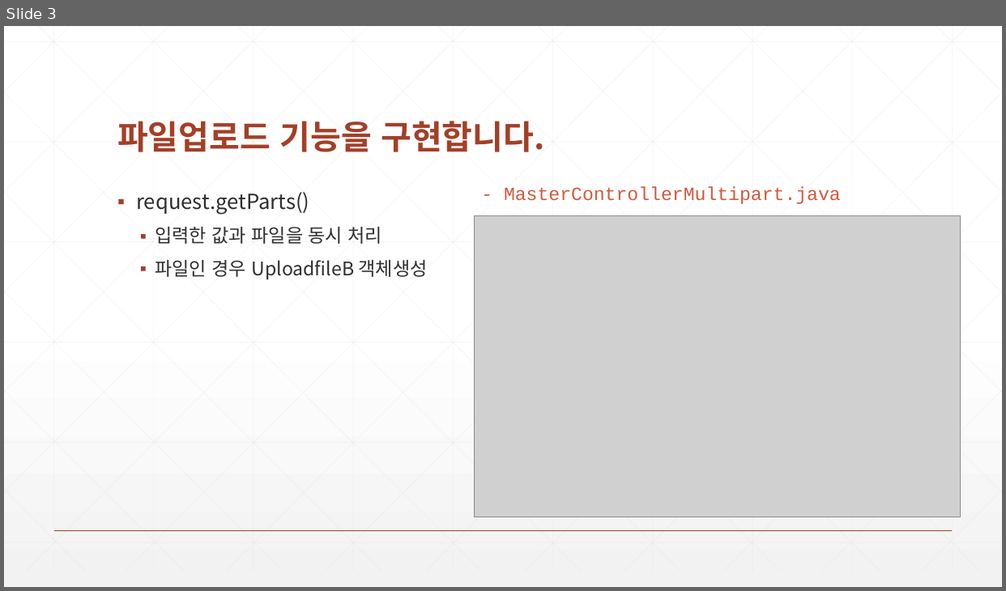
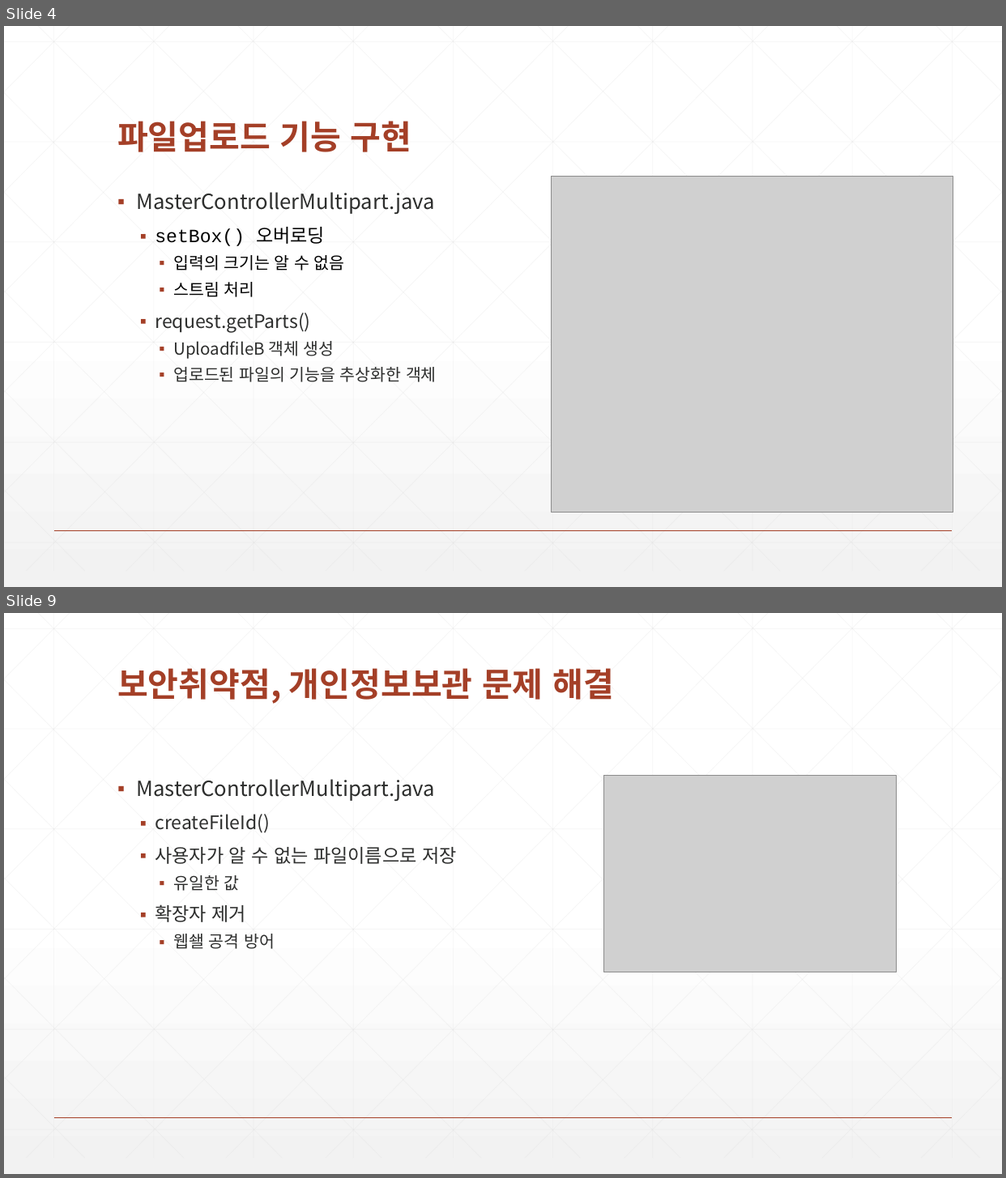
Before and after one commit to zeroshift01/code5, a slide deck: inflearn01/doc/심화_파일업로드기능을구현합니다.pptx. Shown one above the other, each under a label of ours: slide 3 before the commit, slides 4 and 9 after it; the slides between them are not shown. The pictures are 1006x591 and 1006x1178 pixels, drawn with LibreOffice and Linux fonts; fonts in the diff are those of the drawing; grey boxes stand for pictures. Boxes give left, top, right and bottom in pixels: in the first picture for what was removed or moved away, otherwise in the second. Text is boxed around its words. In the diff, an @@ line names an element or a change of style, - is before the commit and + after.

```diff
--- a/inflearn01/doc/심화_파일업로드기능을구현합니다.pptx
+++ b/inflearn01/doc/심화_파일업로드기능을구현합니다.pptx
@@ slide 9 added at (4,613,1002,1174), background gradient #FFFFFF to #F2F2F2; not listed: 47 template elements that a slide beside it also shows @@
@@ title added at (117,668,614,704), 32 pt, text #A43F27, bold @@
+보안취약점, 개인정보보관 문제 해결
@@ text added at (136,779,457,949), 18 pt, text #2D2E2D @@
+▪ MasterControllerMultipart.java
+  ▪ createFileId()
+  ▪ 사용자가 알 수 없는 파일이름으로 저장
+    ▪ 유일한 값
+  ▪ 확장자 제거
+    ▪ 웹쇌 공격 방어
@@ picture added at (603,776,896,973) @@
@@ what was slide 3 is now slide 4 @@
@@ slide 4 changed as well @@
@@ title at (117,121,412,152): text changed @@
-파일업로드 기능을 구현합니다.
+파일업로드 기능 구현
@@ text at (136,192,435,297): paragraphs added @@
+▪ MasterControllerMultipart.java
+  ▪ setBox() 오버로딩
+    ▪ 입력의 크기는 알 수 없음
+    ▪ 스트림 처리
@@ text removed at (504,187,841,204) @@
-- MasterControllerMultipart.java
@@ picture: place and size @@
-picture at (474,216,961,517)
+picture at (552,177,953,513)
@@ text at (155,313,310,332): size 20 to 18 pt in "request.getParts()"; list level 1 to 2 in "request.getParts()" @@
@@ text at (173,341,437,382): text changed; size 18 to 16 pt @@
-  ▪ 입력한 값과 파일을 동시 처리
-  ▪ 파일인 경우 UploadfileB 객체생성
+    ▪ UploadfileB 객체 생성
+    ▪ 업로드된 파일의 기능을 추상화한 객체
```
Also in this commit, not shown: 4 other slides changed, 5 other slides added, 2 slides removed, 5 other files.
